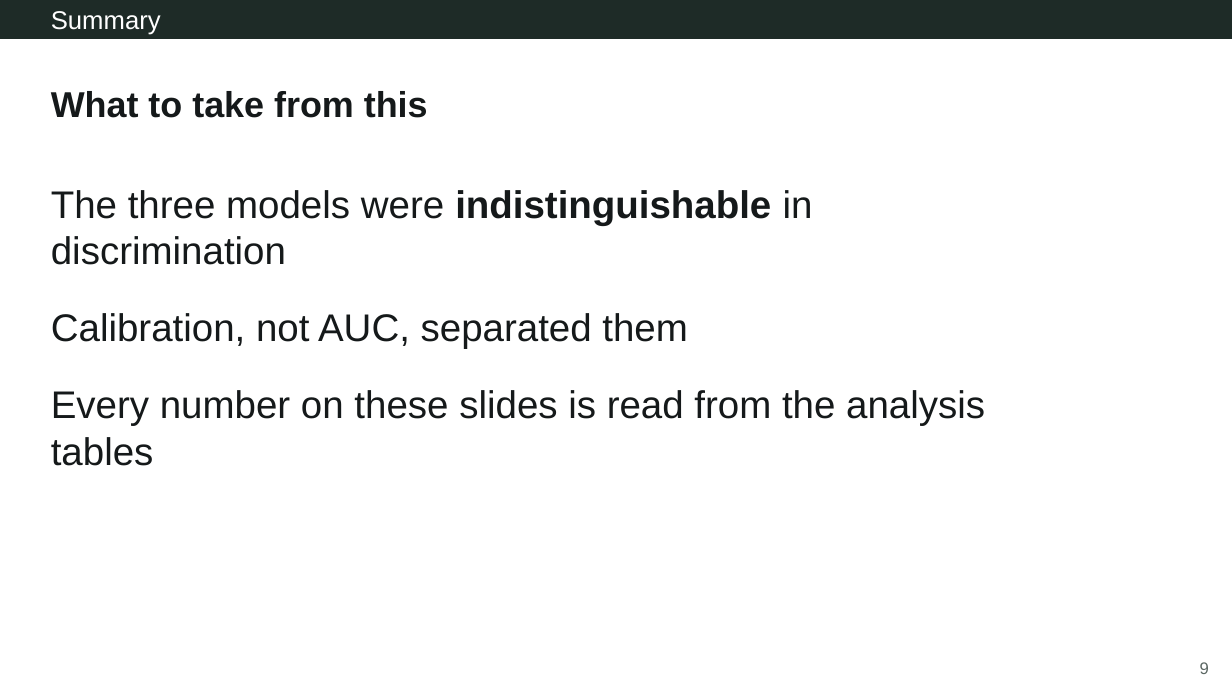
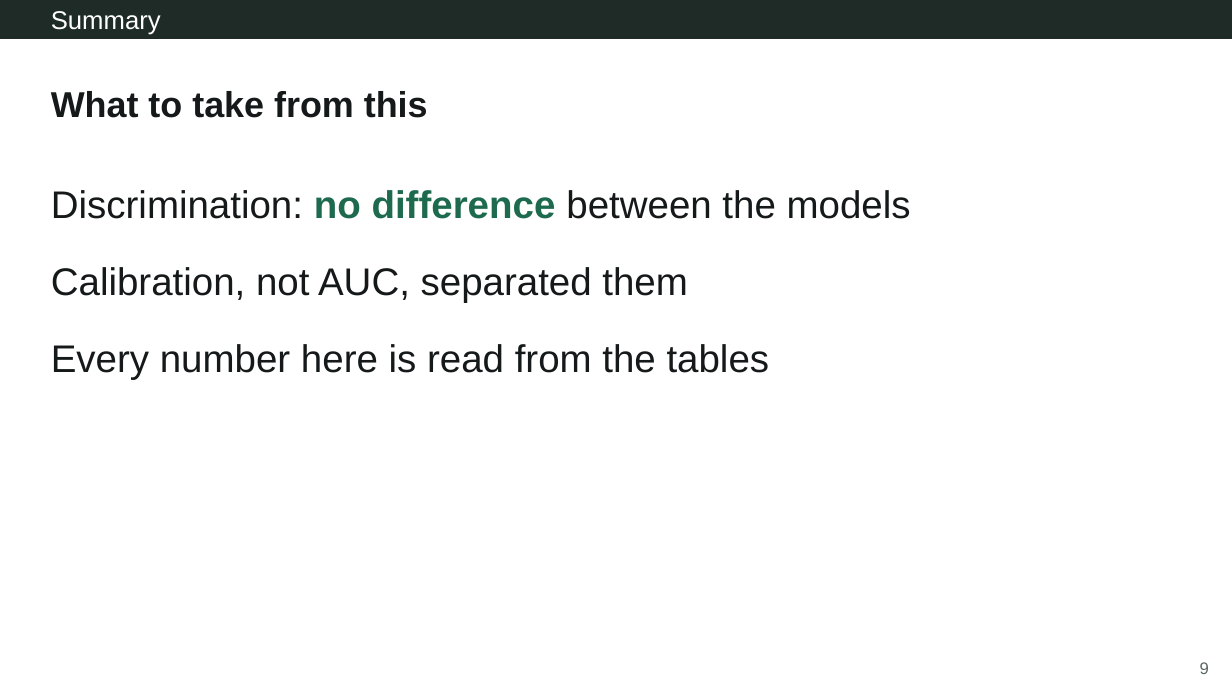
Before and after one commit to Aperivue/medsci-skills, a slide deck: slide 9 of demo/01_wisconsin_bc/presentation/demo1_wisconsin_bc.pptx. Drawn at 1232x693 pixels with LibreOffice and Linux fonts; fonts in the diff are those of the drawing. Boxes give left, top, right and bottom in pixels: in the first picture for what was removed or moved away, otherwise in the second. Text is boxed around its words. In the diff, an @@ line names an element or a change of style, - is before the commit and + after.

```diff
--- a/demo/01_wisconsin_bc/presentation/demo1_wisconsin_bc.pptx
+++ b/demo/01_wisconsin_bc/presentation/demo1_wisconsin_bc.pptx
@@ text at [51, 190, 911, 219]: text changed @@
-The three models were indistinguishable in discrimination
+Discrimination: no difference between the models
@@ text at [51, 344, 770, 380]: text changed @@
-Every number on these slides is read from the analysis tables
+Every number here is read from the tables
```
Also in this commit, not shown: 1 other slide changed, 1 slide added, 1 slide removed, 8 other files.
